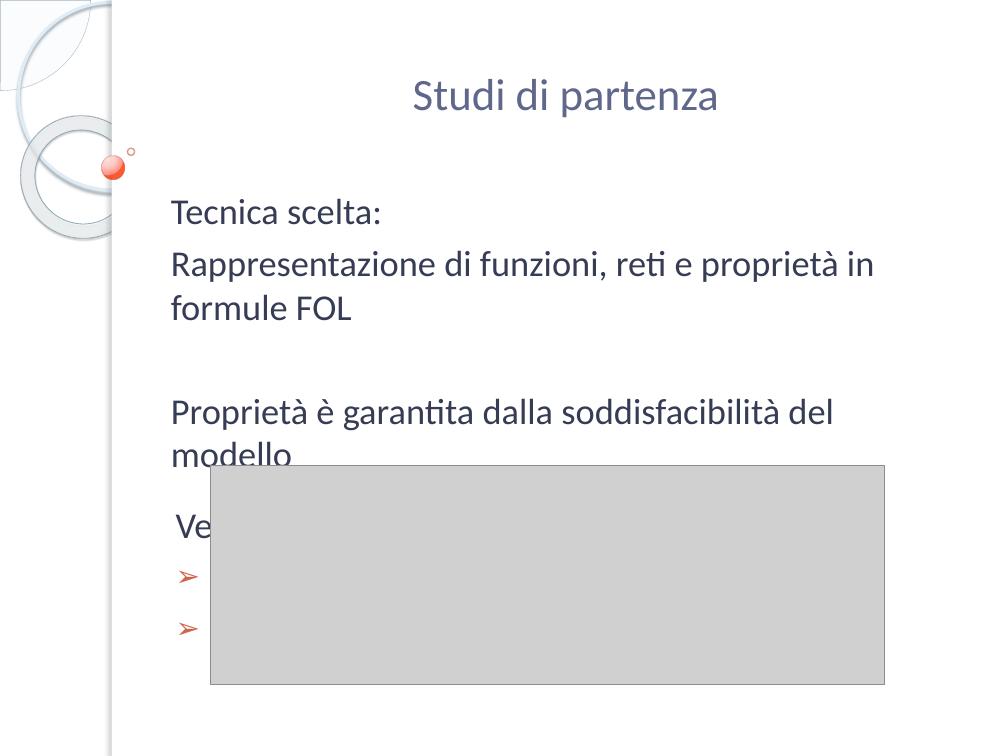
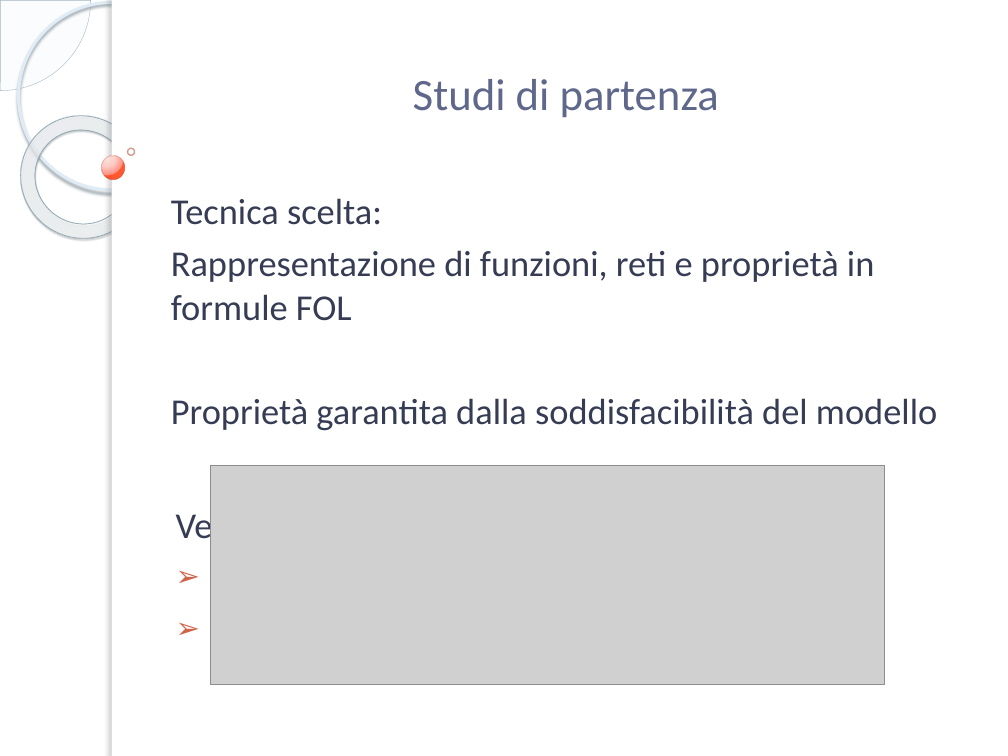
Before and after one commit to netgroup-polito/vnf-modeling, a slide deck: slide 5 of Marchetti/Tesi/Presentazione tesi.pptx. Drawn at 1008x756 pixels with LibreOffice and Linux fonts; fonts in the diff are those of the drawing; grey boxes stand for pictures; background and template pictures are left out. Boxes give left, top, right and bottom in pixels: in the first picture for what was removed or moved away, otherwise in the second. Text is boxed around its words. In the diff, an @@ line names an element or a change of style, - is before the commit and + after.

```diff
--- a/Marchetti/Tesi/Presentazione tesi.pptx
+++ b/Marchetti/Tesi/Presentazione tesi.pptx
@@ subtitle at [171, 398, 937, 431]: text changed @@
-Proprietà è garantita dalla soddisfacibilità del modello
+Proprietà garantita dalla soddisfacibilità del modello
```
Also in this commit, not shown: 3 other slides changed, 1 slide added.
